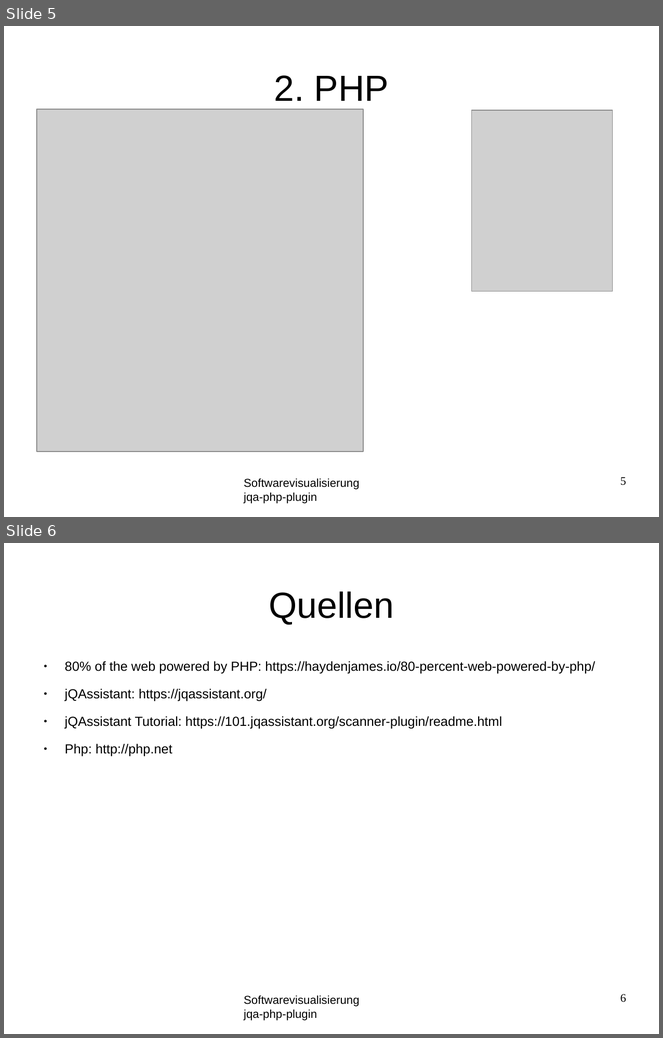
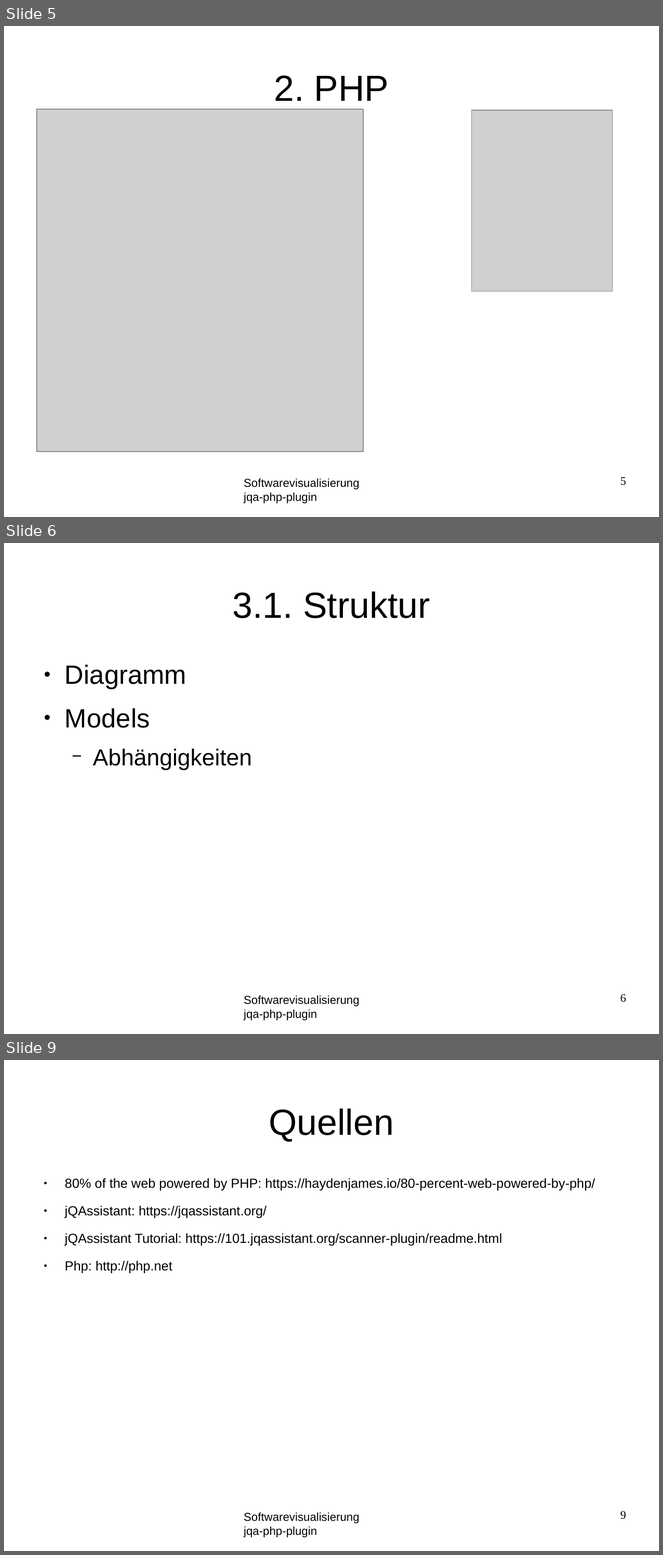
Before and after one commit to softvis-research/jqa-php-plugin, a slide deck: material/presentation.odp. Shown one above the other, each under a label of ours: slides 5 and 6 before the commit, slides 5, 6 and 9 after it; the slides between them are not shown. The pictures are 663x1038 and 663x1555 pixels, drawn with LibreOffice and Linux fonts; fonts in the diff are those of the drawing; grey boxes stand for pictures; background and template pictures are left out. Boxes give left, top, right and bottom in pixels: in the first picture for what was removed or moved away, otherwise in the second. Text is boxed around its words. In the diff, an @@ line names an element or a change of style, - is before the commit and + after.

```diff
--- a/material/presentation.odp
+++ b/material/presentation.odp
@@ slide 6 added at box(4, 543, 659, 1034), background #FFFFFF; not listed: 1 template element that a slide beside it also shows @@
@@ title added at box(233, 591, 430, 618), 44 pt, text #000000 @@
+3.1. Struktur
@@ text added at box(65, 665, 252, 770), 32 pt, text #000000 @@
+● Diagramm
+● Models
+  − Abhängigkeiten
@@ page number added at box(621, 994, 626, 1003), 14 pt, text #000000 @@
+6
@@ what was slide 6 is now slide 9 @@
@@ page number at box(621, 1511, 626, 1520): text changed @@
-6
+9
```
Also in this commit, not shown: 1 slide changed, 2 other slides added, 22 other files.
